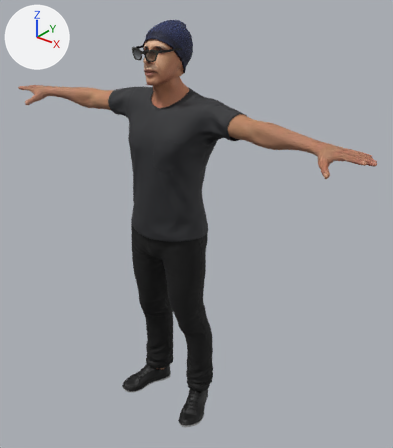
Before and after pictures for a commit that changed the glTF model cly3dj-dev/models/avatar/cly3dj_tripo.glb.
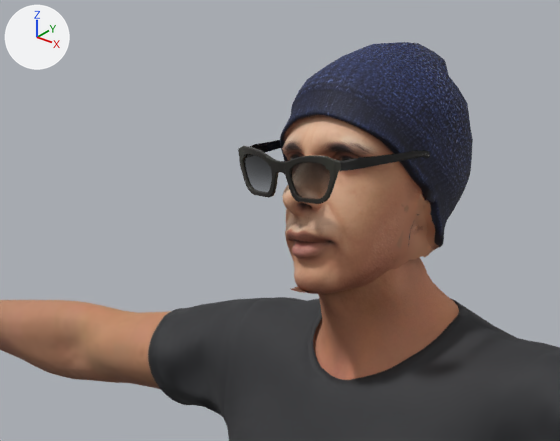
The first picture shows the older version from a 50 mm camera at (1.421, -1.59, 1.985) aimed at (0.081, 0.085, 0.946). The close-ups show the older and then the newer version on the part from 18% to 55% of the width and 2% to 28% of the height of that picture. Only the edits that show in the close-ups are written down. The lights are fixed; the arrows at upper left show +X, +Y and +Z.

Objects in the first close-up: 'AvatarBody', 'DJ_Sunglasses', 'MetaPerson_Neck', 'Tripo_Head', 'outfit_top'.
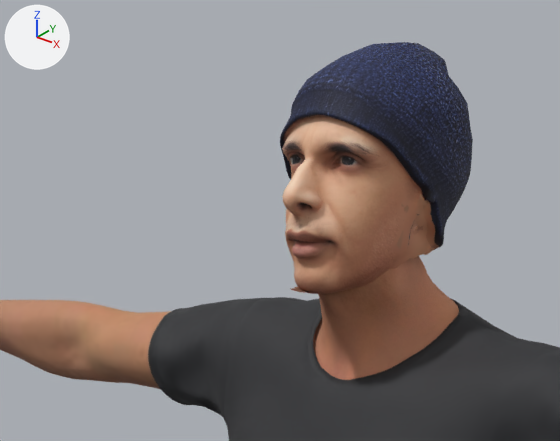
Edits to the bpy script that builds the scene:
```text
Remove ob_dj_sunglasses:
    ob_dj_sunglasses = bpy.data.objects.new('DJ_Sunglasses', me_mesh_4_001)
    ob_dj_sunglasses.location = (0.0, 0.0, 0.0)
```

Location of each change, [x1, y1, x2, y2] in pixels of the close-ups (560 x 441 px):
'DJ_Sunglasses', deleted
    before: [238, 140, 430, 204]
